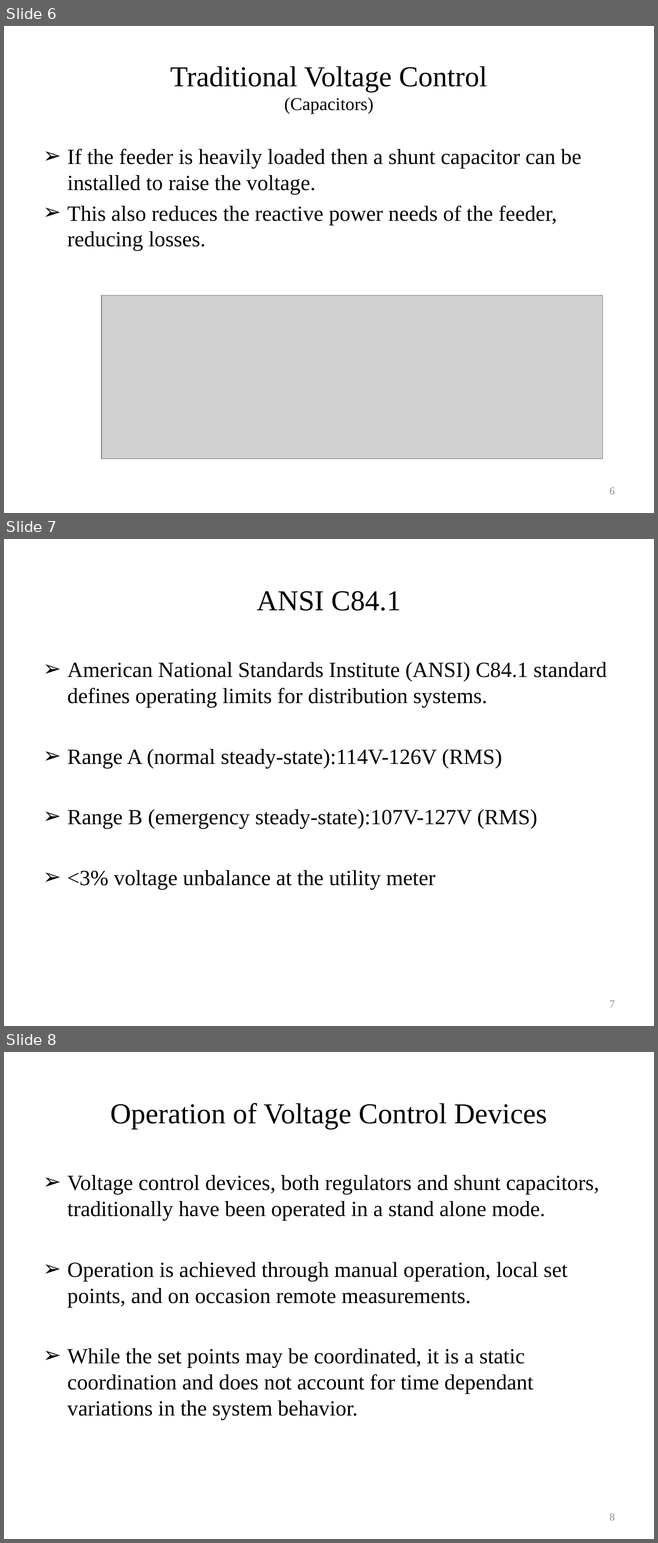
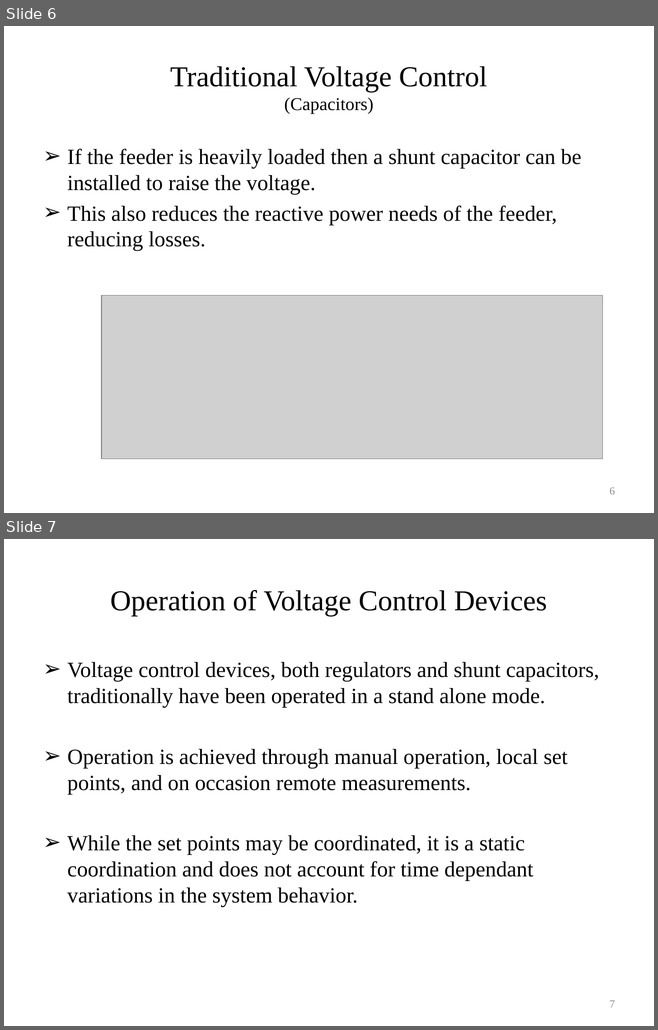
Before and after one commit to gridlab-d/course, a slide deck: University of Washington Class/Module 6 - Volt-VAR optimization.pptx. Shown one above the other, each under a label of ours: slides 6, 7 and 8 before the commit, slides 6 and 7 after it. The pictures are 658x1543 and 658x1030 pixels, drawn with LibreOffice and Linux fonts; fonts in the diff are those of the drawing; grey boxes stand for pictures. Boxes give left, top, right and bottom in pixels: in the first picture for what was removed or moved away, otherwise in the second. Text is boxed around its words. In the diff, an @@ line names an element or a change of style, - is before the commit and + after.

```diff
--- a/University of Washington Class/Module 6 - Volt-VAR optimization.pptx
+++ b/University of Washington Class/Module 6 - Volt-VAR optimization.pptx
@@ slide 7 removed at (x1=4, y1=539, x2=654, y2=1026), background #FFFFFF @@
@@ title removed at (x1=256, y1=591, x2=401, y2=611) @@
-ANSI C84.1
@@ text removed at (x1=67, y1=662, x2=606, y2=889) @@
-➢ American National Standards Institute (ANSI) C84.1 standard defines operating limits for distribution systems.
-➢ Range A (normal steady-state):114V-126V (RMS)
-➢ Range B (emergency steady-state):107V-127V (RMS)
-➢ <3% voltage unbalance at the utility meter
@@ page number removed at (x1=609, y1=1001, x2=614, y2=1008) @@
-7
@@ what was slide 8 is now slide 7 @@
@@ page number at (x1=609, y1=1001, x2=614, y2=1008): text changed @@
-8
+7
```
Also in this commit, not shown: 5 slides changed, 1 other file.
